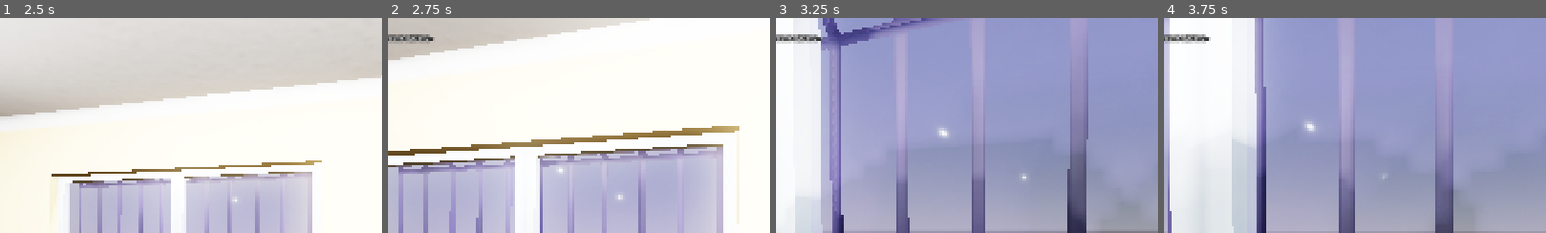
Above: before the commit, frames 1-4 (left to right).
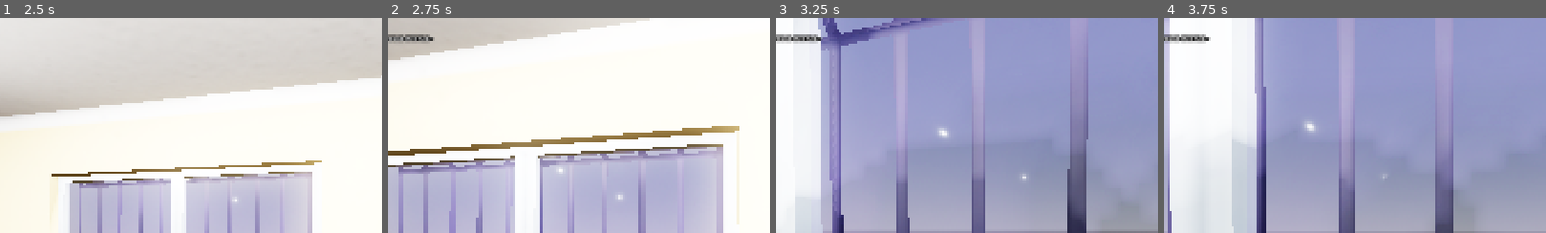
Above: after the commit, the same moments.

Repository: takanazwa5/ProjektMonopolowy
Game: Godot game, scene res://scenes/game/game.tscn
Two runs of this game, one before a commit and one after it. Both use one fixed random seed, a clock stepped at 60 frames per second and the inputs below.
Inputs (mouse positions are % of the whole screen's width and height, from its top left):
- Up to frame 1 (2.5 s): tap Enter at 0.5 s; move the mouse to (55, 50) at 0.52 s; hold Ctrl (crouch) 0.53-1.28 s; hold W (walk_forward) from 0.53 s (still down); click (55, 50) at 0.67 s; move the mouse to (45, 50) at 1.27 s; tap G (drop_item) at 1.35 s; move the mouse to (52, 48) at 2.02 s; hold E (interact) from 2.03 s (still down)
- Up to frame 2 (2.75 s): keep holding W (walk_forward); keep holding E (interact)
- Up to frame 3 (3.25 s): keep holding W (walk_forward); move the mouse to (49, 52) at 2.77 s; release E (interact) at 2.78 s; tap Ctrl (crouch) at 2.85 s; click (49, 52) at 2.92 s
- Up to frame 4 (3.75 s): keep holding W (walk_forward); move the mouse to (57, 51) at 3.52 s; hold G (drop_item) from 3.53 s (still down)
The pictures show only the part of the screen within x 15-65%, y 0-50%; the shares and areas given below are measured in that part.

Frame 1 is identical in both runs. In frame 2, less than 0.1% of the frame differs, in the area x 2-11%, y 7-11%; in frame 3, 0.1%, in the area x 2-11%, y 7-12%; in frame 4, 0.1%.

Commit message:
Update item_preview.gd

Diff:
--- a/features/player/item_preview.gd
+++ b/features/player/item_preview.gd
@@ -23,7 +23,7 @@
 
 func _unhandled_input(event: InputEvent) -> void:
 
-	if not _current_item is Item: return
+	if not is_instance_valid(_current_item): return
 
 	if event is InputEventMouseMotion and _can_rotate:
 
@@ -47,7 +47,6 @@
 
 func _on_child_exited_tree(_node: Node) -> void:
 
-	_current_item = null
 	_can_rotate = false
 	rotation = Vector3.ZERO
 	item_exited.emit()
